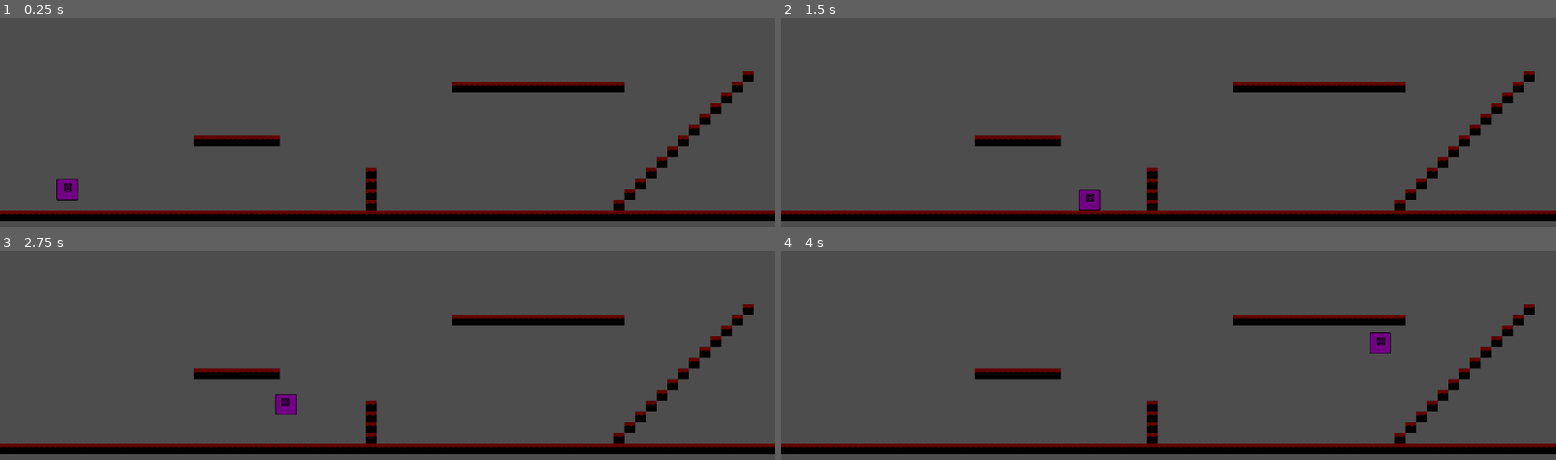
Above: before the commit, frames 1-4 (two rows, left to right).
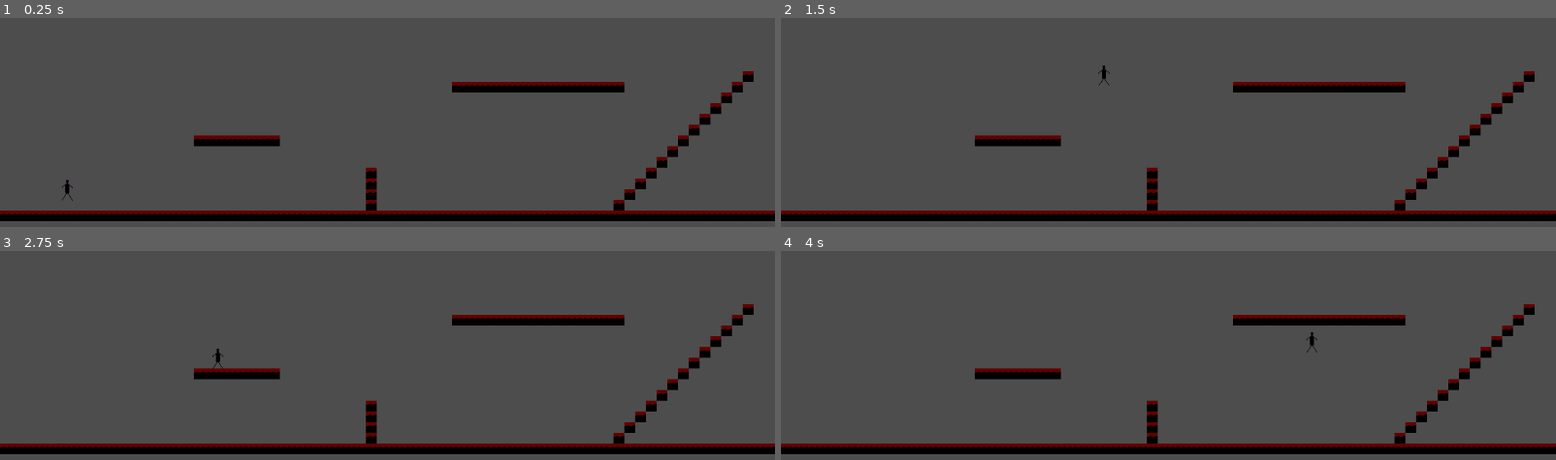
Above: after the commit, the same moments.

Repository: Iain4/grapple-platformer
Game: Godot game, scene res://main.tscn
The game is run twice, just before and just after one commit, with the same random seed, the same clock (stepped at 60 frames per second) and the same inputs.
Inputs:
- Up to frame 1 (0.25 s): no input
- Up to frame 2 (1.5 s): hold D (move_right) from 0.53 s (still down); tap Space (jump) at 0.6, 0.77, 1.07 s; tap Down (look_down) at 1.35 s
- Up to frame 3 (2.75 s): tap Space (jump) at 1.52, 1.55, 1.82, 2.3 s; release D (move_right) at 2.03 s; hold A (move_left) from 2.03 s (still down); tap Left (look_left) at 2.1 s
- Up to frame 4 (4 s): release A (move_left) at 2.78 s; hold D (move_right) from 2.78 s (still down); tap Right (look_right) at 2.85 s; tap Space (jump) at 3.02, 3.05, 3.32, 3.77, 3.8 s; tap Up (look_up) at 3.6 s

The runs differ from the first frame. In frame 1, 0.3% of the frame differs, in the area x 7-11%, y 76-88%; in frame 2, 0.3%, in the area x 38-43%, y 22-93%; in frame 3, 0.3%; in frame 4, 0.3%.

Commit message:
tweaks and changed player sprite

Diff:
--- a/Player/look_direc_collision.gd
+++ b/Player/look_direc_collision.gd
@@ -1,6 +1,6 @@
 extends CollisionShape2D
 
-const DEPTH = 8
+const DEPTH = 4
 const MARGIN = 4
 
 var looking = Vector2.ZERO
--- a/Player/player.gd
+++ b/Player/player.gd
@@ -15,8 +15,8 @@
 var _jump_state = 0
 
 func _ready() -> void:
-	$LookArea/LookDirecCollision.p_width = $BodyCollision.shape.size[0]
-	$LookArea/LookDirecCollision.p_height = $BodyCollision.shape.size[1]
+	$LookArea/LookDirecCollision.p_width = $GeometryBodyCollision.shape.size[0]
+	$LookArea/LookDirecCollision.p_height = $GeometryBodyCollision.shape.size[1]
 
 
 func _physics_process(delta: float) -> void:
@@ -74,10 +74,10 @@
 	elif not is_on_floor() and _jumped:
 		_jump_state += 1
 		if state == 2: # arc at the top
-			velocity *= 0.2
-		elif state >= 5: # quick snap back down
-			velocity += 0.04 * get_gravity()
-		elif state >= 8:
+			velocity *= 0.15
+		elif state >= 18: # quick snap back down
+			velocity += 0.2 * get_gravity()
+		elif state >= 25:
 			_jumped = false
 	#back on ground
 	else:
--- a/Player/player.tscn
+++ b/Player/player.tscn
@@ -59,14 +59,20 @@
 "speed": 5.0
 }]
 
-[sub_resource type="RectangleShape2D" id="RectangleShape2D_i3pqv"]
-size = Vector2(32, 32)
-
 [sub_resource type="RectangleShape2D" id="RectangleShape2D_x3vf3"]
 size = Vector2(6, 34)
 
 [sub_resource type="BoxMesh" id="BoxMesh_apopc"]
 size = Vector3(6, 34, 1)
+
+[sub_resource type="RectangleShape2D" id="RectangleShape2D_i3pqv"]
+size = Vector2(6, 29)
+
+[sub_resource type="RectangleShape2D" id="RectangleShape2D_apopc"]
+size = Vector2(16, 3)
+
+[sub_resource type="RectangleShape2D" id="RectangleShape2D_5htga"]
+size = Vector2(6, 27)
 
 [node name="Player" type="CharacterBody2D"]
 script = ExtResource("1_4ntmi")
@@ -77,19 +83,29 @@
 frame_progress = 0.713854
 script = ExtResource("10_x3vf3")
 
-[node name="BodyCollision" type="CollisionShape2D" parent="."]
-shape = SubResource("RectangleShape2D_i3pqv")
-
 [node name="LookArea" type="Area2D" parent="."]
 collision_layer = 2
 collision_mask = 2
 
 [node name="LookDirecCollision" type="CollisionShape2D" parent="LookArea"]
 physics_interpolation_mode = 2
-position = Vector2(16, 0)
+position = Vector2(8, 0)
 shape = SubResource("RectangleShape2D_x3vf3")
 script = ExtResource("11_apopc")
 
 [node name="MeshInstance2D" type="MeshInstance2D" parent="LookArea/LookDirecCollision"]
-visible = false
 mesh = SubResource("BoxMesh_apopc")
+
+[node name="GeometryBodyCollision" type="CollisionShape2D" parent="."]
+position = Vector2(0, 1.5)
+shape = SubResource("RectangleShape2D_i3pqv")
+
+[node name="GeometryFeetCollision" type="CollisionShape2D" parent="."]
+position = Vector2(0, 14.5)
+shape = SubResource("RectangleShape2D_apopc")
+
+[node name="DamageHitBox" type="Area2D" parent="."]
+
+[node name="HitBox" type="CollisionShape2D" parent="DamageHitBox"]
+position = Vector2(0, 1.5)
+shape = SubResource("RectangleShape2D_5htga")
Binary file changed: Player/PlayerAssets/PlayerDefault1.png
Binary file changed: Player/PlayerAssets/PlayerDefault2.png
Binary file changed: Player/PlayerAssets/PlayerLookDown1.png
Binary file changed: Player/PlayerAssets/PlayerLookDown2.png
Binary file changed: Player/PlayerAssets/PlayerLookFornt1.png
Binary file changed: Player/PlayerAssets/PlayerLookFornt2.png
Binary file changed: Player/PlayerAssets/PlayerLookUp1.png
Binary file changed: Player/PlayerAssets/PlayerLookUp2.png
Not shown: 1 places in Player/player.tscn that only renumber resources
